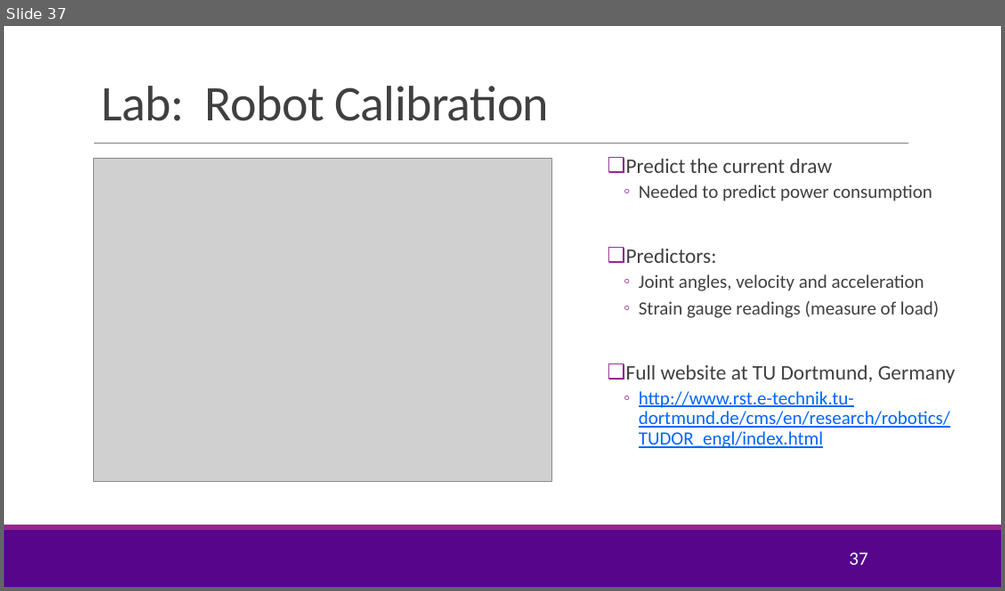
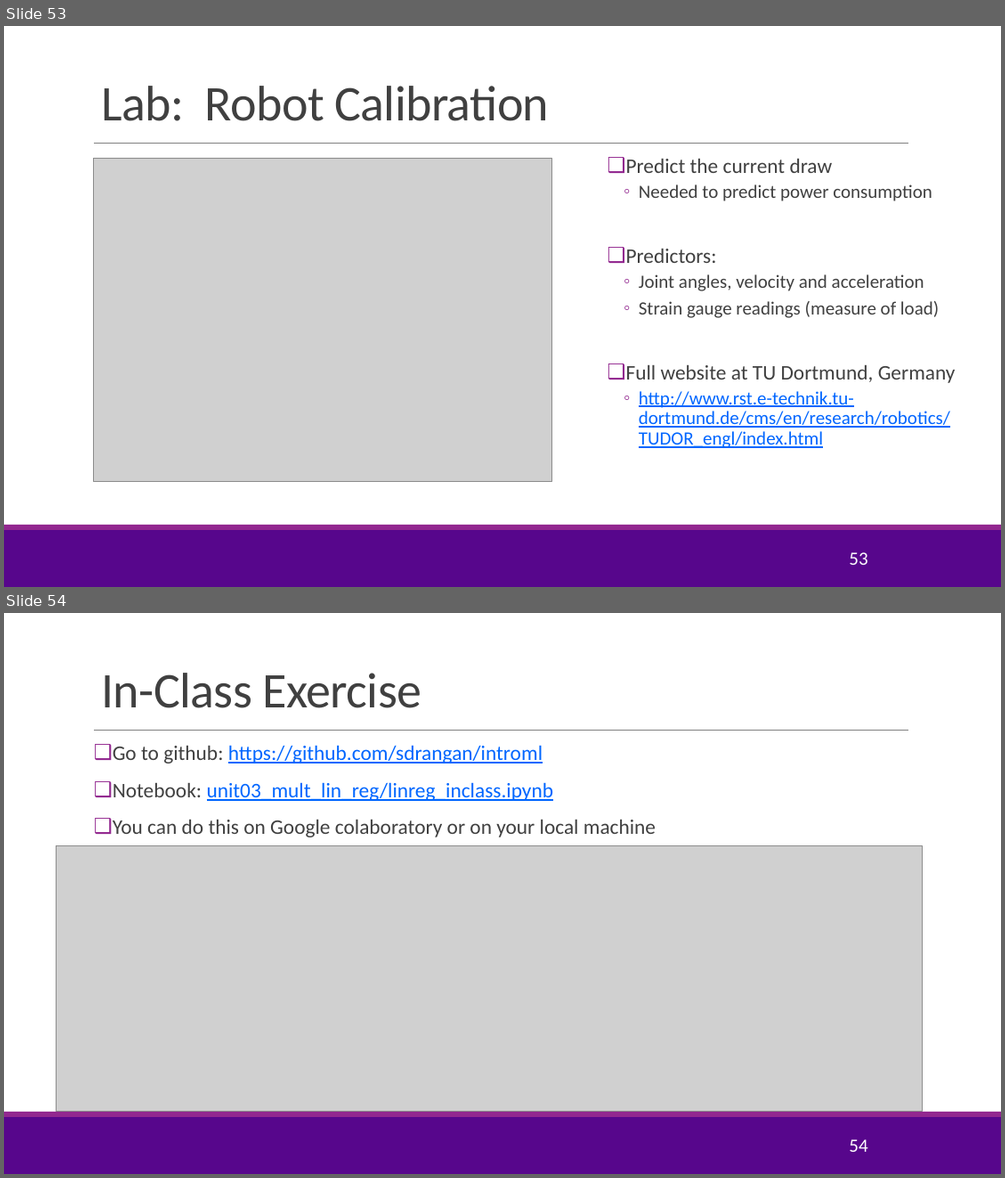
Before and after one commit to sdrangan/introml, a slide deck: lectures/Lect03_MultLinRegression.pptx. Shown one above the other, each under a label of ours: slide 37 before the commit, slides 53 and 54 after it. The pictures are 1005x591 and 1005x1178 pixels, drawn with LibreOffice and Linux fonts; fonts in the diff are those of the drawing; grey boxes stand for pictures; background and template pictures are left out. Boxes give left, top, right and bottom in pixels: in the first picture for what was removed or moved away, otherwise in the second. Text is boxed around its words. In the diff, an @@ line names an element or a change of style, - is before the commit and + after.

Commit message:
Added in-class exercises

```diff
--- a/lectures/Lect03_MultLinRegression.pptx
+++ b/lectures/Lect03_MultLinRegression.pptx
@@ slide 54 added at bbox=[4, 613, 1001, 1174], background #FFFFFF; not listed: 3 template elements that a slide beside it also shows @@
@@ title added at bbox=[101, 673, 421, 708], 48 pt, text #404040 @@
+In-Class Exercise
@@ text added at bbox=[113, 745, 655, 837], 20 pt, text #0066FF, underline @@
+❑ Go to github: https://github.com/sdrangan/introml
+❑ Notebook: unit03_mult_lin_reg/linreg_inclass.ipynb
+❑ You can do this on Google colaboratory or on your local machine
@@ picture added at bbox=[56, 845, 922, 1111] @@
@@ page number added at bbox=[849, 1139, 867, 1151], 18 pt, text #FFFFFF @@
+54
@@ what was slide 37 is now slide 53 @@
@@ page number at bbox=[849, 552, 867, 564]: text changed @@
-37
+53
```
Also in this commit, not shown: 7 slides changed, 8 other slides added, 3 other files.
